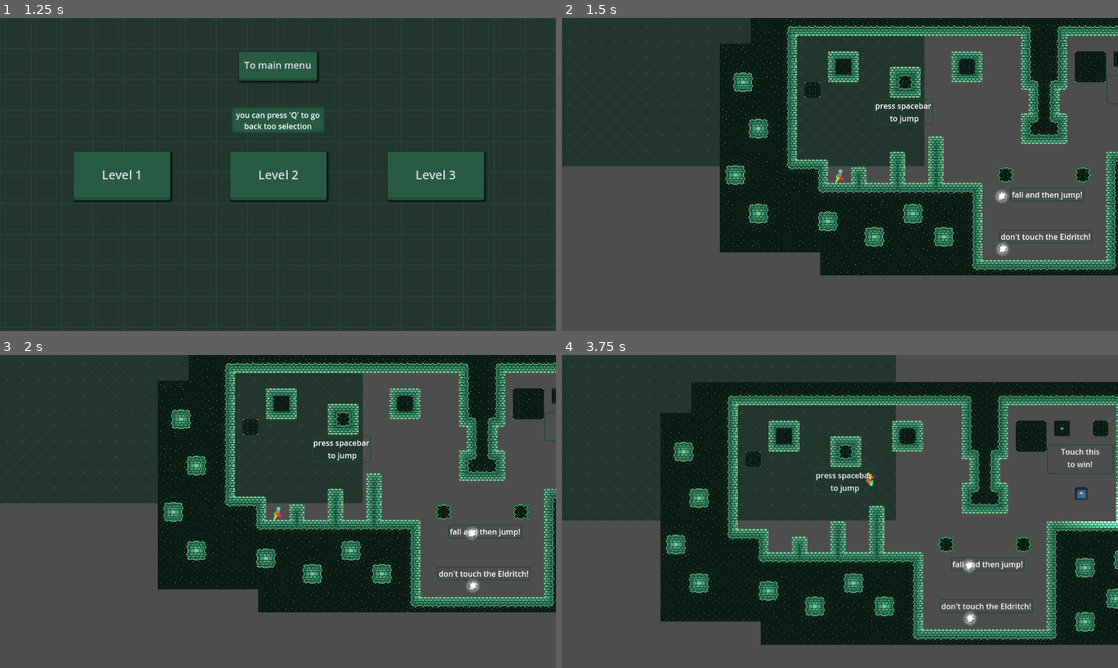
Above: before the commit, frames 1-4 (two rows, left to right).
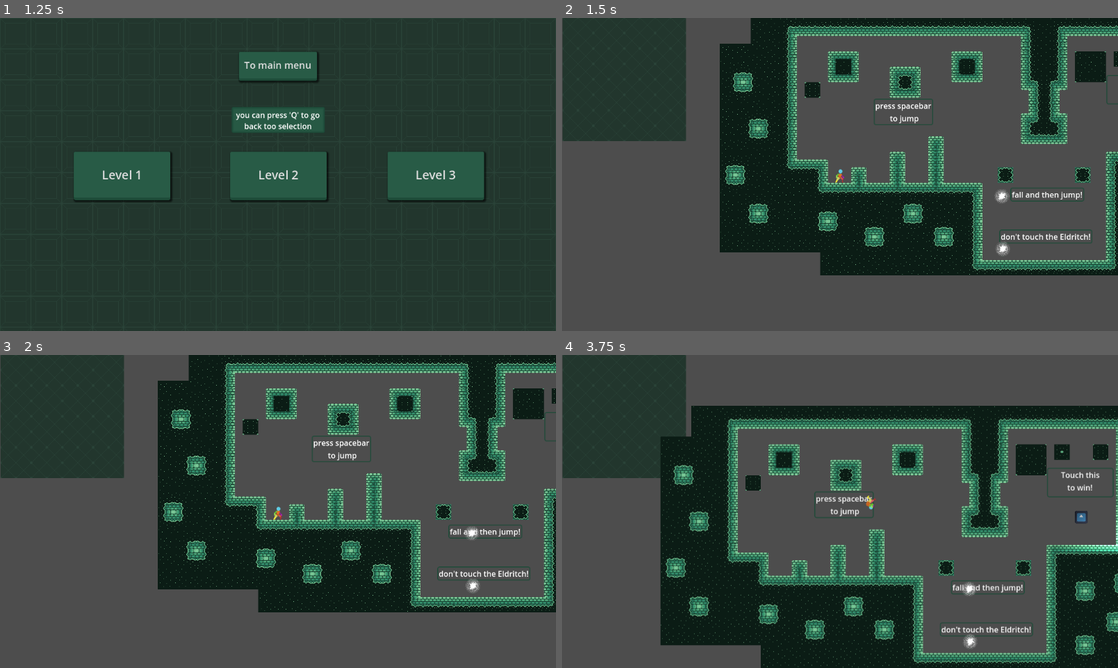
Above: after the commit, the same moments.

Repository: DeanLemans/2Dprojects-showcase
Game: Godot game, scene res://2DPlatformer/Scenes/mainMenu.tscn
The game is run twice, just before and just after one commit, with the same random seed, the same clock (stepped at 60 frames per second) and the same inputs. The engine's default icon, where the game draws it, is replaced by a stand-in: a white triangle on a blue panel in a dark square.
Inputs:
- Up to frame 1 (1.25 s): click "Play" at 0.5 s
- Up to frame 2 (1.5 s): click "Level 1" at 1.25 s
- Up to frame 3 (2 s): no input
- Up to frame 4 (3.75 s): tap Space (jump) at 2, 2.27, 2.75, 3.02, 3.5 s; hold D (right) 2.03-3.53 s; hold A (left) from 3.53 s (still down)

Frame 1 is identical in both runs. In frame 2, 13% of the frame differs, in the area x 0-66%, y 0-48%; in frame 3, 13%; in frame 4, 48%, in the area x 0-100%, y 0-100%.

Commit message:
kinda works? something to do with the global viewport size
read title

Diff:
--- a/src/2DPlatformer/Scenes/player.tscn
+++ b/src/2DPlatformer/Scenes/player.tscn
@@ -471,7 +471,6 @@
 position_smoothing_enabled = true
 rotation_smoothing_enabled = true
 drag_horizontal_enabled = true
-drag_vertical_enabled = true
 drag_left_margin = 0.15
 drag_top_margin = 0.15
 drag_right_margin = 0.15
--- a/src/2DPlatformer/Scenes/tutorial.tscn
+++ b/src/2DPlatformer/Scenes/tutorial.tscn
@@ -22,15 +22,15 @@
 script = ExtResource("1_cjn1x")
 
 [node name="Parallax2D" type="Parallax2D" parent="."]
-scroll_scale = Vector2(0.5, 0.5)
-repeat_size = Vector2(512, 256)
-autoscroll = Vector2(1, 1)
+scroll_scale = Vector2(0, 0)
+scroll_offset = Vector2(1, -1)
 
 [node name="Sprite2D" type="Sprite2D" parent="Parallax2D"]
 texture_repeat = 2
 texture = ExtResource("2_iwb26")
+centered = false
 region_enabled = true
-region_rect = Rect2(0, 0, 512, 256)
+region_rect = Rect2(256, 256, 256, 256)
 
 [node name="Layer0" type="TileMapLayer" parent="."]
 use_parent_material = true
